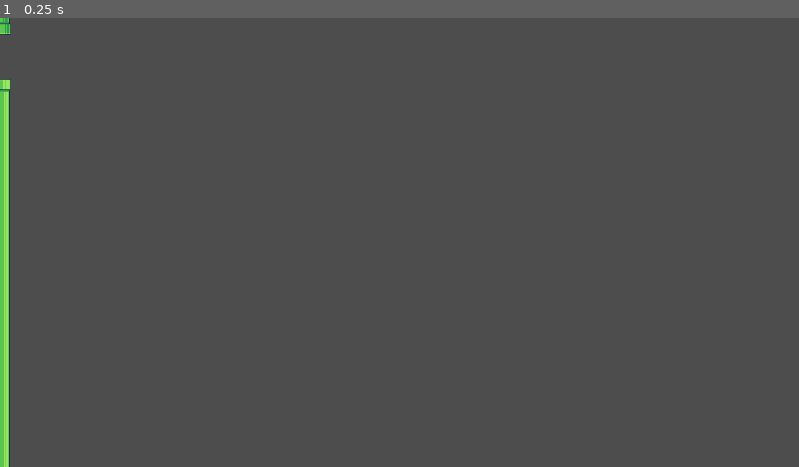
Above: before the commit, frame 1.
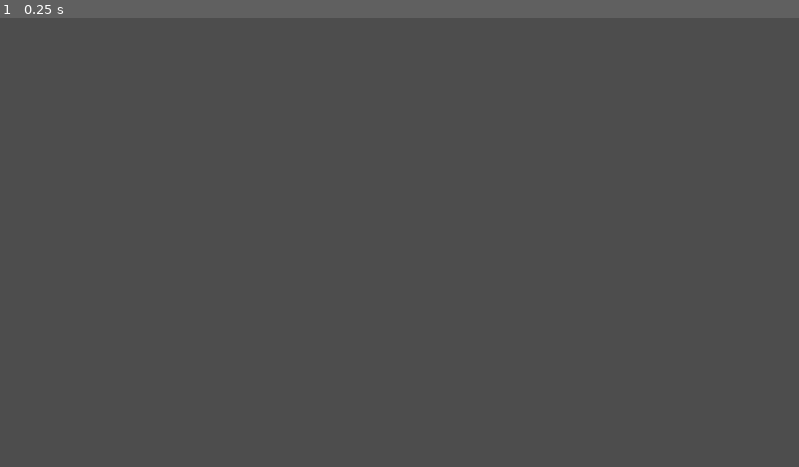
Above: after the commit, the same moment.

Repository: Armand-Alvarez/flappy-birb
Game: Godot game, scene res://src/scenes/pipes.tscn
Two runs of this game, one before a commit and one after it. Both use one fixed random seed, a clock stepped at 60 frames per second and the inputs below. This scene is started directly instead of the project's main scene.
Inputs:
- Up to frame 1 (0.25 s): no input

The runs differ from the first frame. In frame 1, 1.1% of the frame differs, in the area x 0-2%, y 0-100%.

Commit message:
Add movement and collision detection to Pipe class

Diff:
--- a/src/scripts/pipe.gd
+++ b/src/scripts/pipe.gd
@@ -1,2 +1,14 @@
 class_name Pipe
 extends Node2D
+
+@export var speed: float = 1.0
+
+
+func _process(delta: float) -> void:
+	var new_position = self.position + Vector2(-1,0) * speed * delta
+	self.position = new_position
+
+
+
+func _on_area_2d_body_entered(_body: Node2D) -> void:
+	SignalBus.deathbox_hit.emit()
